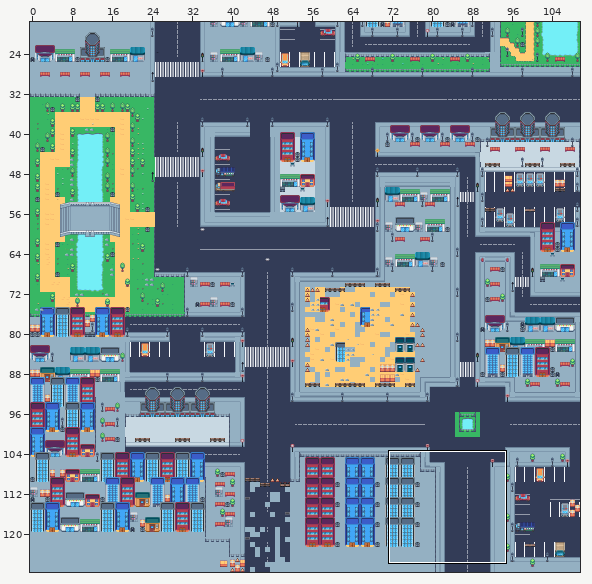
Two states of a Tiled map, assets/Mapas/mapa.tmx. The picture above shows the old version from afar; the outline marks the close-up.
Close-up. As it was:
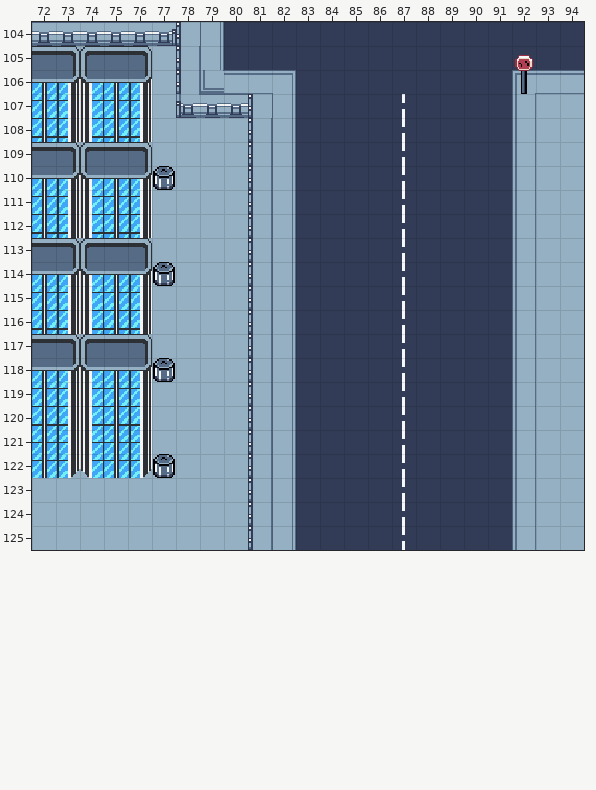
Cells are 16x16 px. Shown: x 72..94, y 104..125.
The same view after the edit:
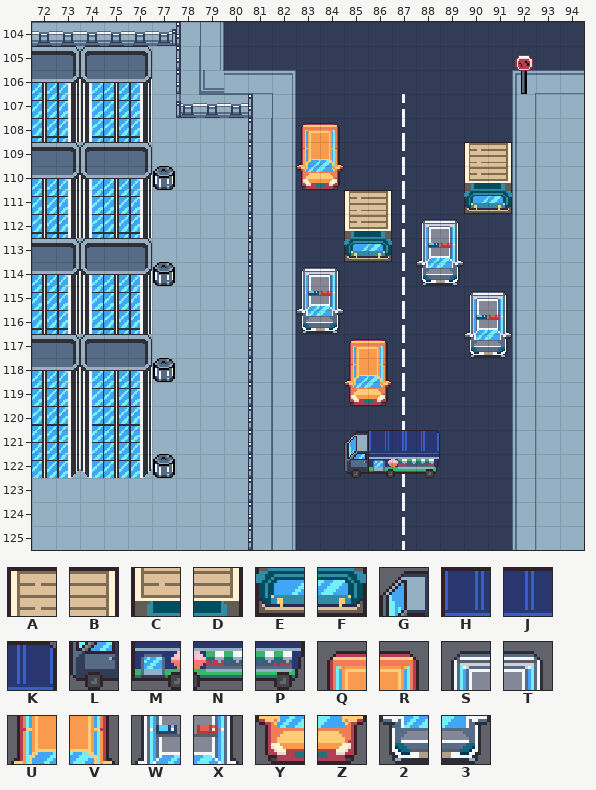
Key: from "level1": A 1617, B 1618, C 1681, D 1682, E 1745, F 1746, G 1793, H 1794, J 1795, K 1796, L 1857, M 1858, N 1859, P 1860, Q 1935, R 1936, S 1939, T 1940, U 1999, V 2000, W 2003, X 2004, Y 2063, Z 2064, 2 2067, 3 2068.
_ is an empty cell.
The author wrote: intentado que se ponga el mapa
Edits made:
Layer "casas":
y 108: x 83..84 __ -> QR
y 109: x 83..84 __ -> UV; x 90..91 __ -> AB
y 110: x 83..84 __ -> YZ; x 90..91 __ -> CD
y 111: x 85..86 __ -> AB; x 90..91 __ -> EF
y 112: x 85..86 __ -> CD; x 88..89 __ -> ST
y 113: x 85..86 __ -> EF; x 88..89 __ -> WX
y 114: x 83..84 __ -> ST; x 88..89 __ -> 23
y 115: x 83..84 __ -> WX; x 90..91 __ -> ST
y 116: x 83..84 __ -> 23; x 90..91 __ -> WX
y 117: x 85..86 __ -> QR; x 90..91 __ -> 23
y 118: x 85..86 __ -> UV
y 119: x 85..86 __ -> YZ
y 121: x 85..88 ____ -> GHJK
y 122: x 85..88 ____ -> LMNP
Pixel boxes of the changes (left, top, right, bottom) in both close-ups:
added: (296, 123, 392, 406)
added: (416, 142, 512, 358)
added: (344, 430, 440, 478)
